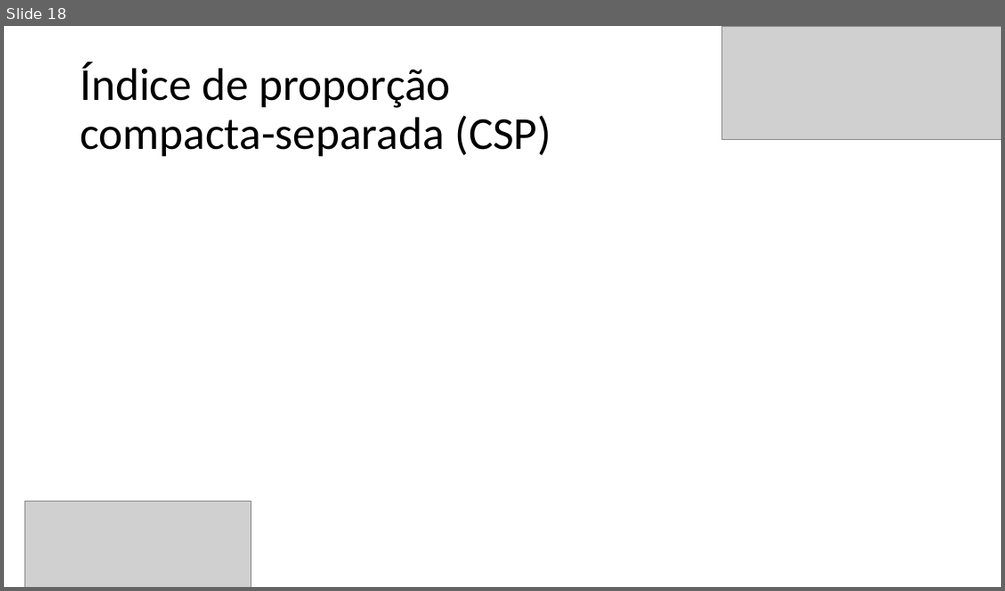
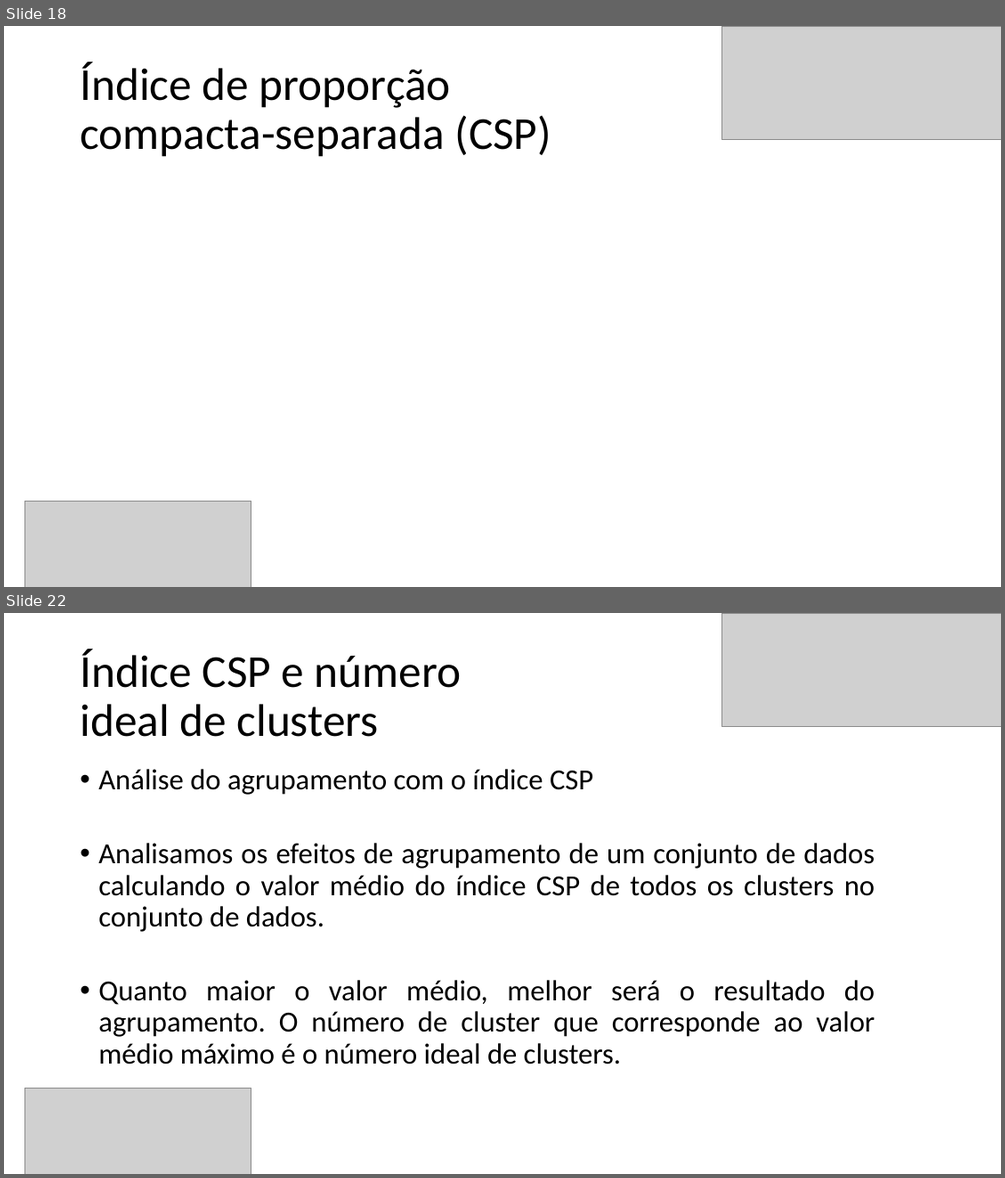
Before and after one commit to Marcio-Salmazo/PRT_Agrupamento, a slide deck: Seminario/optimal clusters - SLIDES.pptx. Shown one above the other, each under a label of ours: slide 18 before the commit, slides 18 and 22 after it; the slides between them are not shown. The pictures are 1005x591 and 1005x1178 pixels, drawn with LibreOffice and Linux fonts; fonts in the diff are those of the drawing; grey boxes stand for pictures. Boxes give left, top, right and bottom in pixels: in the first picture for what was removed or moved away, otherwise in the second. Text is boxed around its words. In the diff, an @@ line names an element or a change of style, - is before the commit and + after.

```diff
--- a/Seminario/optimal clusters - SLIDES.pptx
+++ b/Seminario/optimal clusters - SLIDES.pptx
@@ slide 22 added at [4,613,1001,1174], background #FFFFFF @@
@@ picture added at [722,613,1001,727] @@
@@ title added at [80,649,461,737], 44 pt, text #000000 @@
+Índice CSP e número
+ideal de clusters
@@ text added at [98,769,874,1064], 28 pt, text #000000 @@
+• Análise do agrupamento com o índice CSP
+• Analisamos os efeitos de agrupamento de um conjunto de dados calculando o valor médio do índice CSP de todos os clusters no conjunto de dados.
+• Quanto maior o valor médio, melhor será o resultado do agrupamento. O número de cluster que corresponde ao valor médio máximo é o número ideal de clusters.
@@ picture added at [25,1088,251,1174] @@
```
Also in this commit, not shown: 1 slide changed, 4 other slides added.
